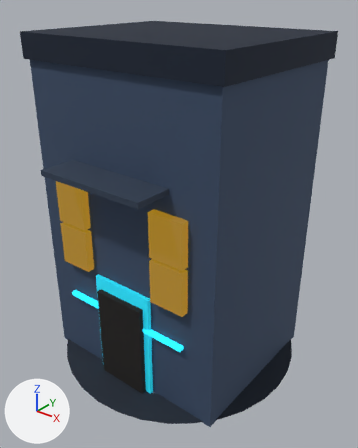
Renders of the glTF model assets/models/locations/apartment.glb from each side of a commit.
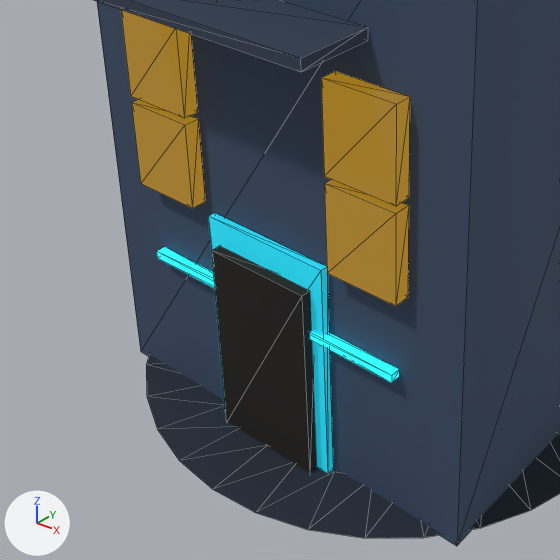
There are two pictures of each version: one whole from a 50 mm lens placed at (4.47, -5.6, 5.73), pointed at (0.12, -0.16, 2.36), one close up on the part from 0% to 72% of the width and 39% to 97% of the height. The axes (+X, +Y, +Z) are drawn at lower left. The lights are the same throughout. The older version's two pictures come first. The close-ups show mesh edges as thin lines. Where no turn or scale is listed for an object, it has been applied to the vertices.
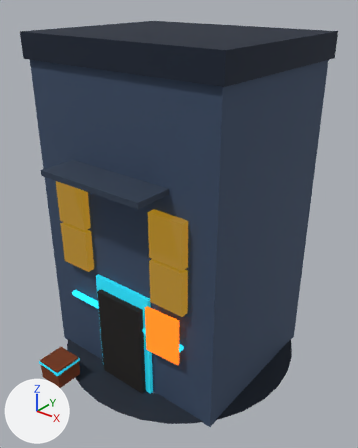
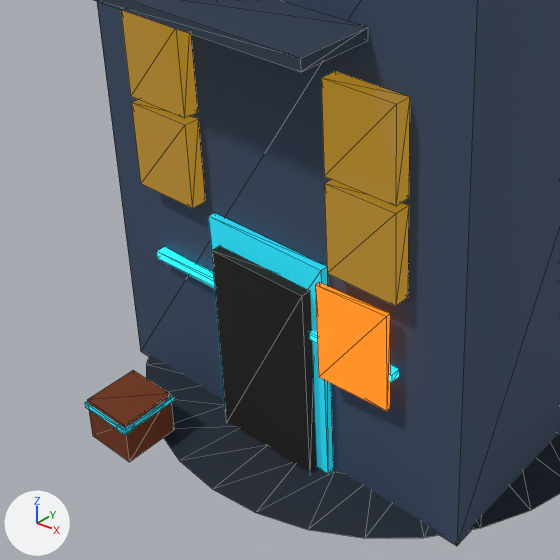
The change, as a diff of the scene's bpy script:
```diff
--- a/assets/models/locations/apartment.glb.py
+++ b/assets/models/locations/apartment.glb.py
@@ mat_material_9 @@
 mat_material_9 = principled_material('Material_9')
-mat_material_9.base_color = (0.0116, 0.00972, 0.00857)  # black #1c1917
+mat_material_9.base_color = (0.947, 0.171, 0.00802)  # orange #f97316
 mat_material_9.metallic = 0.12
-mat_material_9.roughness = 0.9
+mat_material_9.roughness = 0.35
+mat_material_9.emission_strength = 1.15
+mat_material_9.emission_color = (0.947, 0.171, 0.00802)  # orange #f97316
@@ mat_material_10 @@
 mat_material_10 = principled_material('Material_10')
-mat_material_10.base_color = (0.016, 0.651, 0.855)  # cyan #22d3ee
+mat_material_10.base_color = (0.188, 0.0356, 0.00478)  # brown #78350f
 mat_material_10.metallic = 0.12
 mat_material_10.roughness = 0.78
-mat_material_10.emission_color = (0.016, 0.651, 0.855)  # cyan #22d3ee
-mat_material_10.emission_strength = 0.35
@@ me_mesh_9 @@
 me_mesh_9.from_pydata(...)  # 8 vertices, 12 faces; spans x -0.43..0.43, y -0.07..0.07, z -0.77..0.77
-me_mesh_9.materials.append(mat_material_9)  # black #1c1917
+me_mesh_9.materials.append(mat_material_13)  # black #1c1917
@@ me_mesh_10 @@
 me_mesh_10.from_pydata(...)  # 8 vertices, 12 faces; spans x -0.52..0.52, y -0.03..0.03, z -0.88..0.88
-me_mesh_10.materials.append(mat_material_10)  # cyan #22d3ee, glowing cyan #22d3ee
+me_mesh_10.materials.append(mat_material_14)  # cyan #22d3ee, glowing cyan #22d3ee
@@ me_mesh_9_1 @@
+me_mesh_9_1.from_pydata([(0.281, -0.006, 0.37), (0.279, 0.034, 0.37), (0.281, -0.006, -0.37), (0.279, 0.034, -0.37), (-0.281, 0.006, 0.37), (-0.279, -0.034, 0.37), (-0.281, 0.006, -0.37), (-0.279, -0.034, -0.37)], [], [(0, 2, 1), (2, 3, 1), (4, 6, 5), (6, 7, 5), (4, 5, 1), (5, 0, 1), (7, 6, 2), (6, 3, 2), (5, 7, 0), (7, 2, 0), (1, 3, 4), (3, 6, 4)])
+me_mesh_9_1.materials.append(mat_material_9)  # orange #f97316, glowing orange #f97316
@@ ob_apartment_tool_case_band_z @@
+ob_apartment_tool_case_band_z = bpy.data.objects.new('apartment_tool_case_band_z', me_mesh_12)  # a box spanning x -0.04..0.04, y -0.23..0.23, z -0.02..0.02; in mat_material_12 (cyan #22d3ee, glowing cyan #22d3ee)
+ob_apartment_tool_case_band_z.location = (-0.67, -1.98, 0.34)
@@ ob_apartment_tool_case_band_x @@
+ob_apartment_tool_case_band_x = bpy.data.objects.new('apartment_tool_case_band_x', me_mesh_11)  # a box spanning x -0.23..0.23, y -0.04..0.04, z -0.02..0.02; in mat_material_11 (cyan #22d3ee, glowing cyan #22d3ee)
+ob_apartment_tool_case_band_x.location = (-0.85, -2.16, 0.34)
@@ ob_apartment_tool_case_body @@
+ob_apartment_tool_case_body = bpy.data.objects.new('apartment_tool_case_body', me_mesh_10_1)  # a box spanning x -0.21..0.21, y -0.21..0.21, z -0.17..0.17; in mat_material_10 (brown #78350f)
+ob_apartment_tool_case_body.location = (-0.85, -1.98, 0.22)
@@ ob_apartment_registry_kiosk_panel @@
+ob_apartment_registry_kiosk_panel = bpy.data.objects.new('apartment_registry_kiosk_panel', me_mesh_9_1)
+ob_apartment_registry_kiosk_panel.location = (0.82, -1.41, 1.32)
```

Where the change shows, as pixel boxes (x1, y1, x2, y2) in the close-ups (560 x 560 px):
'apartment_registry_kiosk_panel', added (orange): after (315, 282, 390, 411)
'apartment_tool_case_body', added (brown): after (87, 370, 174, 462)
'apartment_tool_case_band_z', added: after (116, 394, 174, 435)
'apartment_tool_case_band_x', added: after (85, 402, 135, 435)
